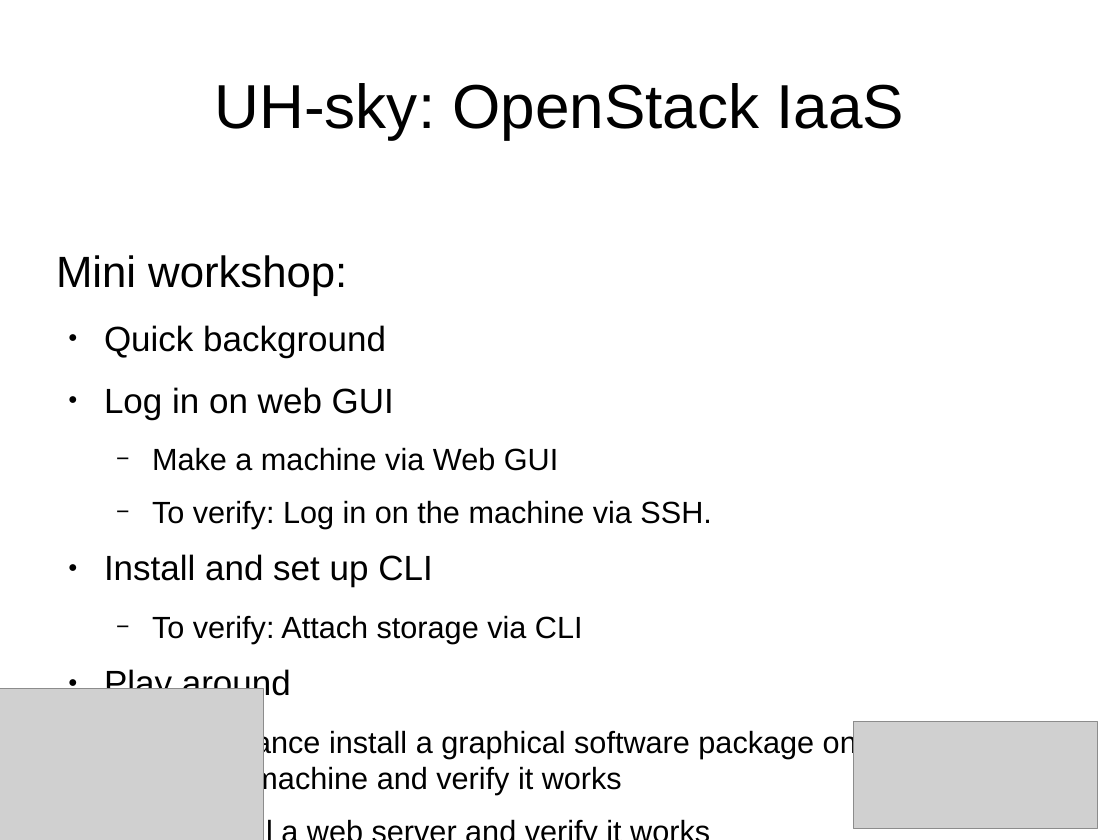
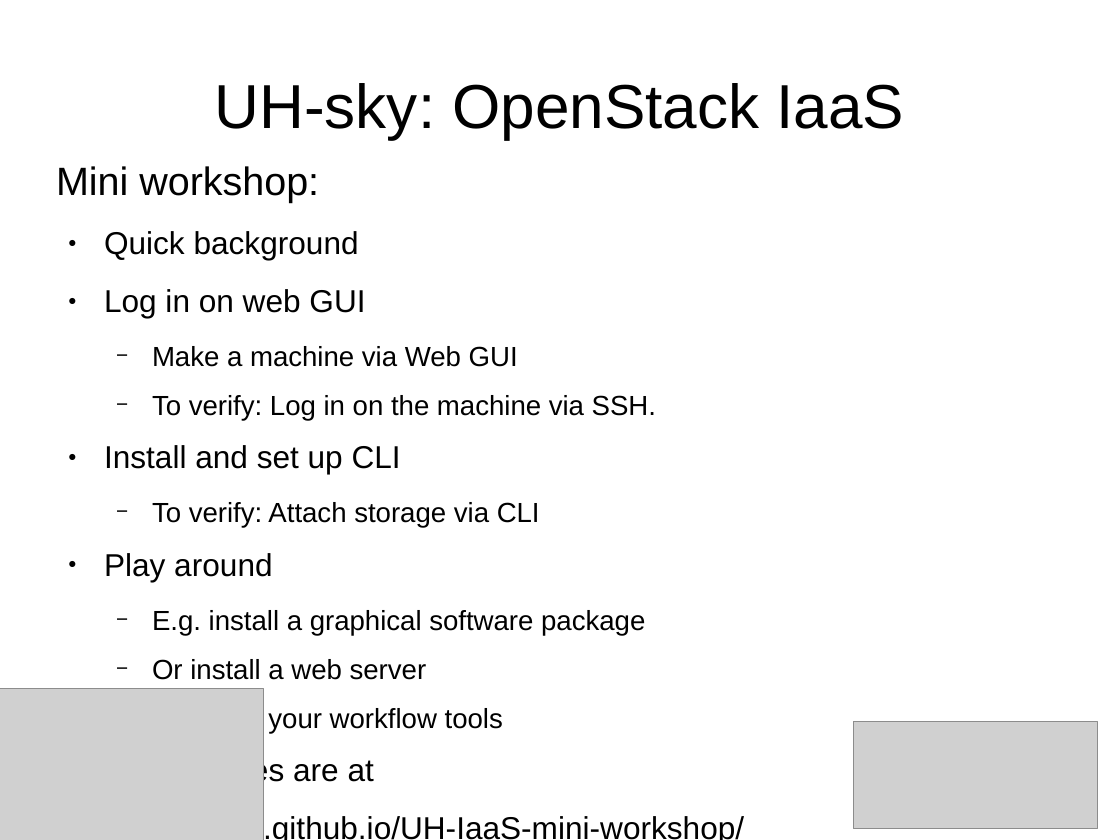
Before and after one commit to arnsteio/UH-IaaS-mini-workshop, a slide deck: slide 6 of UH-sky_IaaS-MiniWorkshop.odp. Drawn at 1120x840 pixels with LibreOffice and Linux fonts; fonts in the diff are those of the drawing; grey boxes stand for pictures. Boxes give left, top, right and bottom in pixels: in the first picture for what was removed or moved away, otherwise in the second. Text is boxed around its words. In the diff, an @@ line names an element or a change of style, - is before the commit and + after.

Commit message:
Minor updates: - Bit on API password - Building a machine via CLI - Removed superfluous slides from presentation - MAe URLs more readable - Minor edits

```diff
--- a/UH-sky_IaaS-MiniWorkshop.odp
+++ b/UH-sky_IaaS-MiniWorkshop.odp
@@ text at box(56, 166, 656, 581): size 31 to 28 pt in "Mini workshop:"; size 24.8 to 22.4 pt in "Quick background", "Log in on web GUI", "Install and set up CLI", "Play around"; size 21.7 to 19.6 pt in "Make a machine via Web GUI", "To verify: Log in on the machine ...", "To verify: Attach storage via CLI" @@
@@ text "Mini workshop:": place and size @@
-text "Mini workshop:" at box(56, 255, 857, 795)
+text "Mini workshop:" at box(56, 166, 744, 840)
@@ text at box(56, 610, 744, 840): text changed; size 21.7 to 19.6 pt @@
-  − For instance install a graphical software package on your IaaS-hosted machine and verify it works
-  − Or install a web server and verify it works
+  − E.g. install a graphical software package
+  − Or install a web server
+  − Or install your workflow tools
+My lesson notes are at
+https://arnsteio.github.io/UH-IaaS-mini-workshop/
```
Also in this commit, not shown: 4 slides removed, 3 other files.
